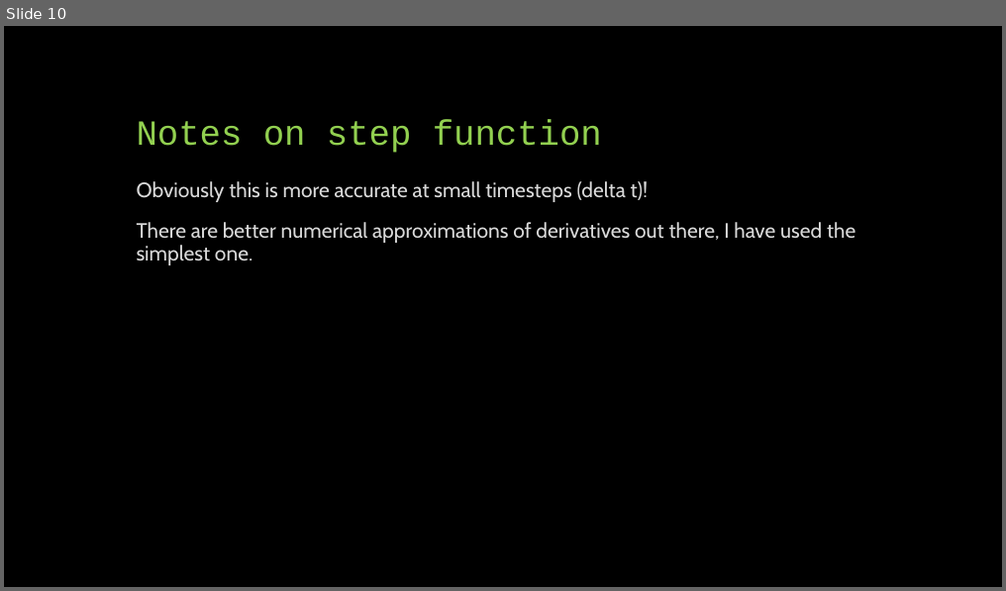
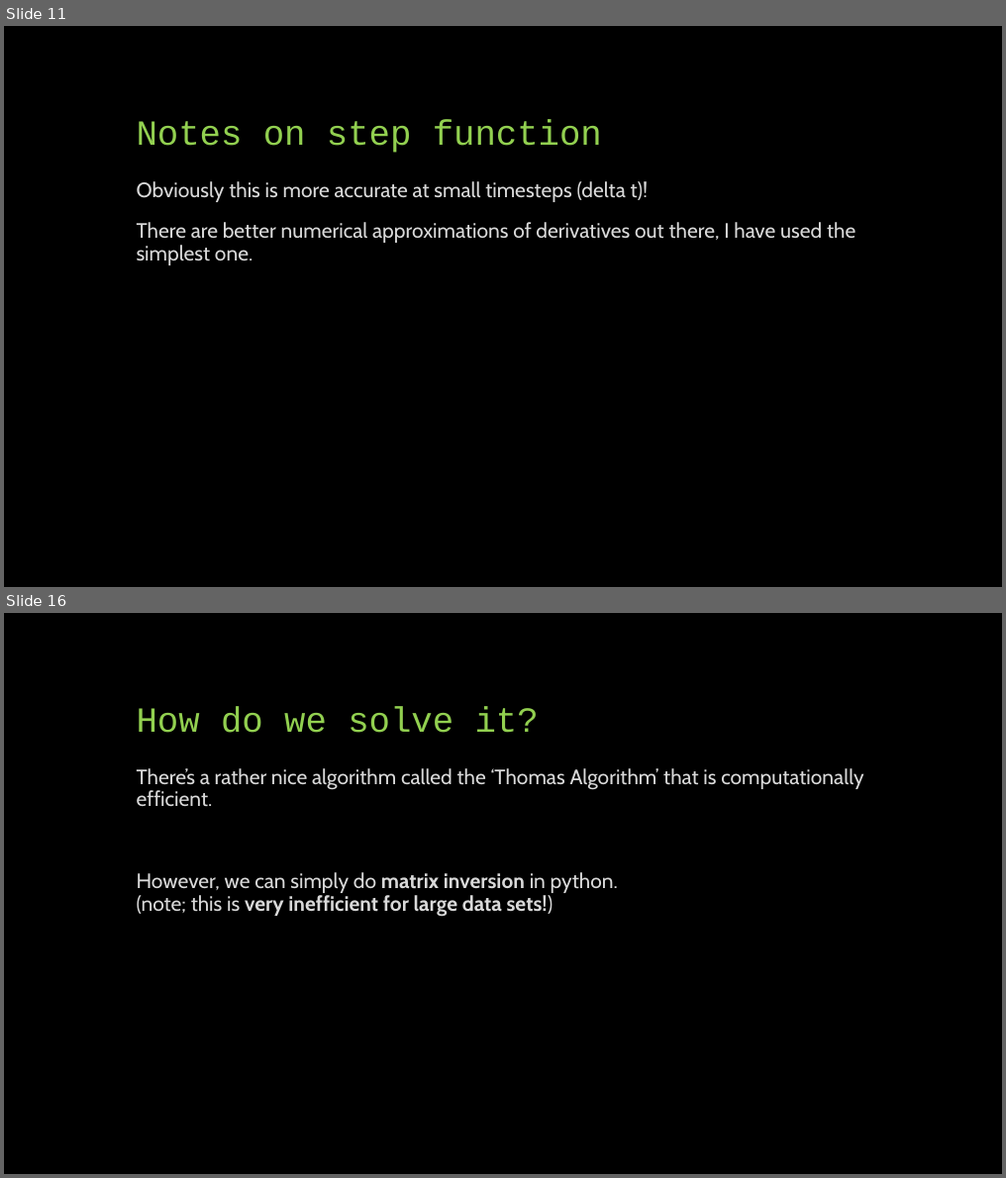
Before and after one commit to phys3112/Tutorials-2020, a slide deck: Tutorial 5 Iterative Methods/Tutorial 5 Presentation.pptx. Shown one above the other, each under a label of ours: slide 10 before the commit, slides 11 and 16 after it; the slides between them are not shown. The pictures are 1006x591 and 1006x1178 pixels, drawn with LibreOffice and Linux fonts; fonts in the diff are those of the drawing. Boxes give left, top, right and bottom in pixels: in the first picture for what was removed or moved away, otherwise in the second. Text is boxed around its words. In the diff, an @@ line names an element or a change of style, - is before the commit and + after.

```diff
--- a/Tutorial 5 Iterative Methods/Tutorial 5 Presentation.pptx
+++ b/Tutorial 5 Iterative Methods/Tutorial 5 Presentation.pptx
@@ slide 16 added at (4,613,1002,1174), background #000000 @@
@@ title added at (137,707,539,733), 34 pt, text #92D050 @@
+How do we solve it?
@@ text added at (137,768,863,917), 20 pt, text #D9D9D9 @@
+There’s a rather nice algorithm called the ‘Thomas Algorithm’ that is computationally efficient.
+However, we can simply do matrix inversion in python.
+(note; this is very inefficient for large data sets!)
@@ what was slide 10 is now slide 11 @@
```
Also in this commit, not shown: 2 slides changed, 11 other slides added, 2 slides removed, 1 other file.
